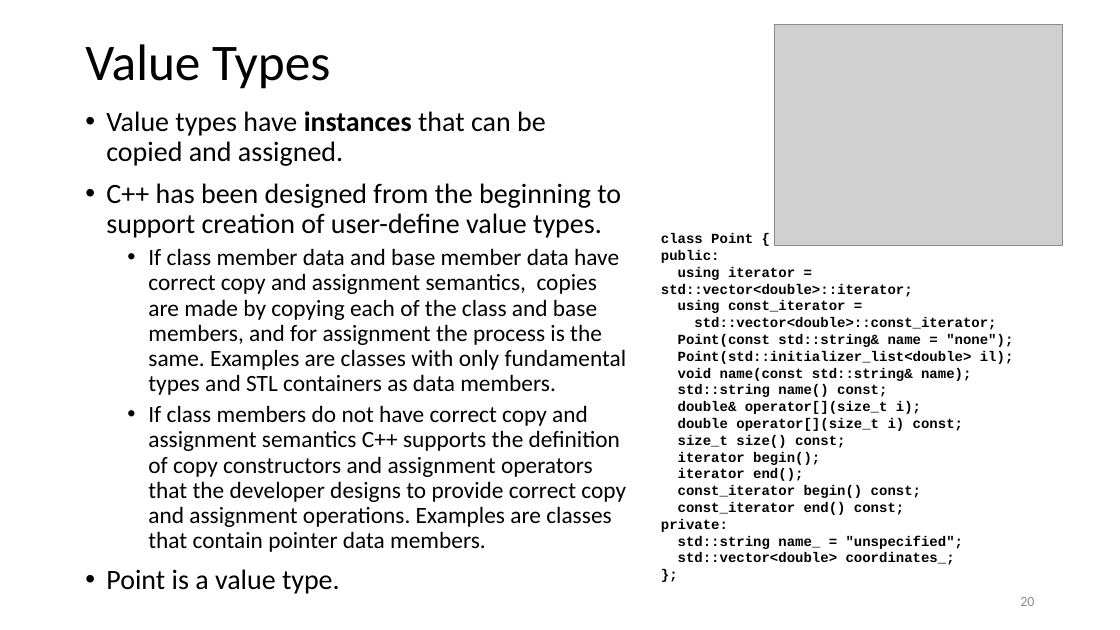
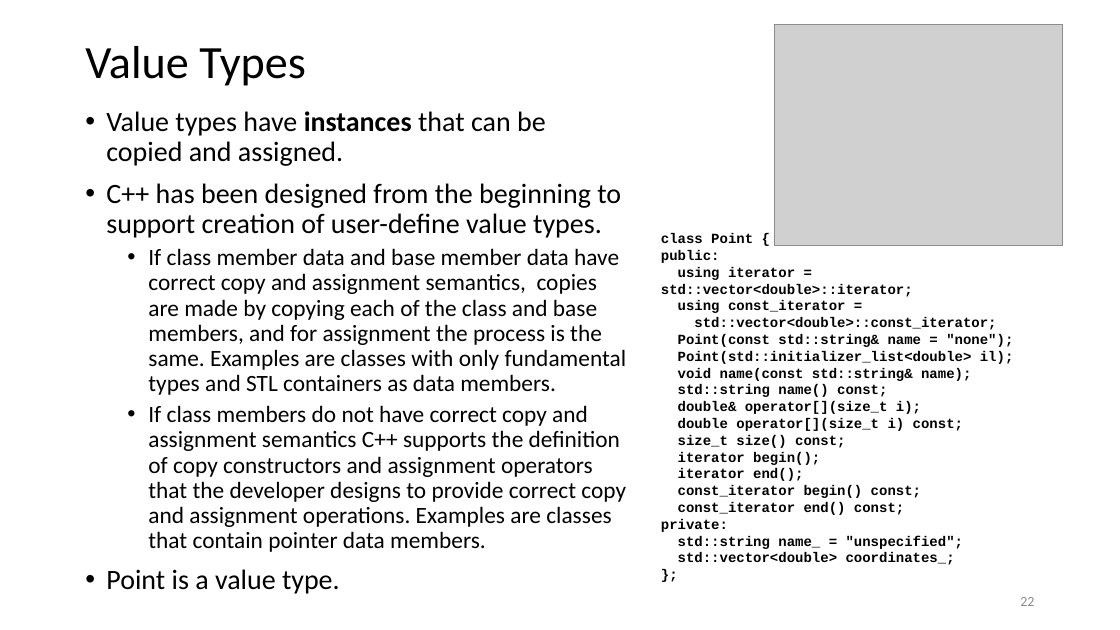
Before and after one commit to JimFawcett/JimFawcett.github.io, a slide deck: slide 22 of Resources/CppModels.pptx (slide 20 before the commit). Drawn at 1120x630 pixels with LibreOffice and Linux fonts; fonts in the diff are those of the drawing; grey boxes stand for pictures. Boxes give left, top, right and bottom in pixels: in the first picture for what was removed or moved away, otherwise in the second. Text is boxed around its words. In the diff, an @@ line names an element or a change of style, - is before the commit and + after.

```diff
--- a/Resources/CppModels.pptx
+++ b/Resources/CppModels.pptx
@@ title "Value Types" at [85,46,306,86]: size 44 to 39.6 pt @@
@@ page number at [1020,597,1034,606]: text changed @@
-20
+22
```
Also in this commit, not shown: 7 other slides changed, 2 slides added, 5 other files.
